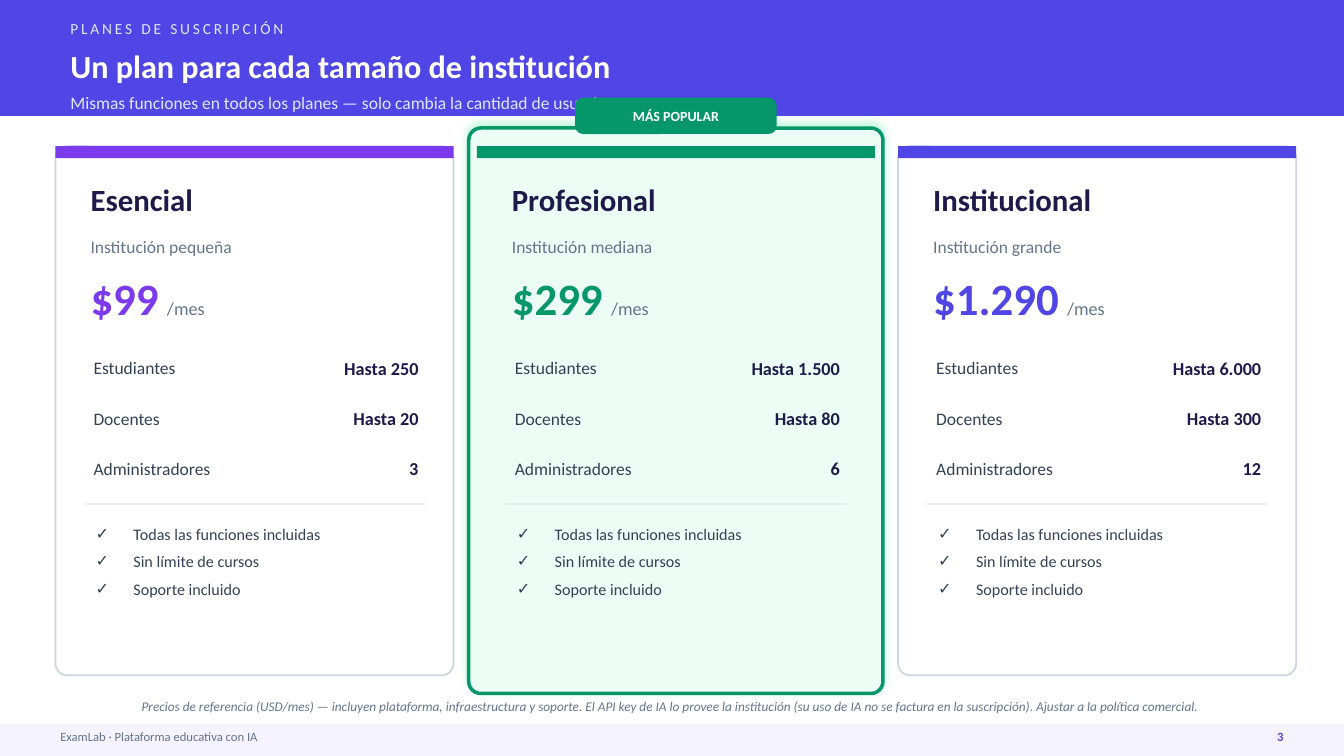
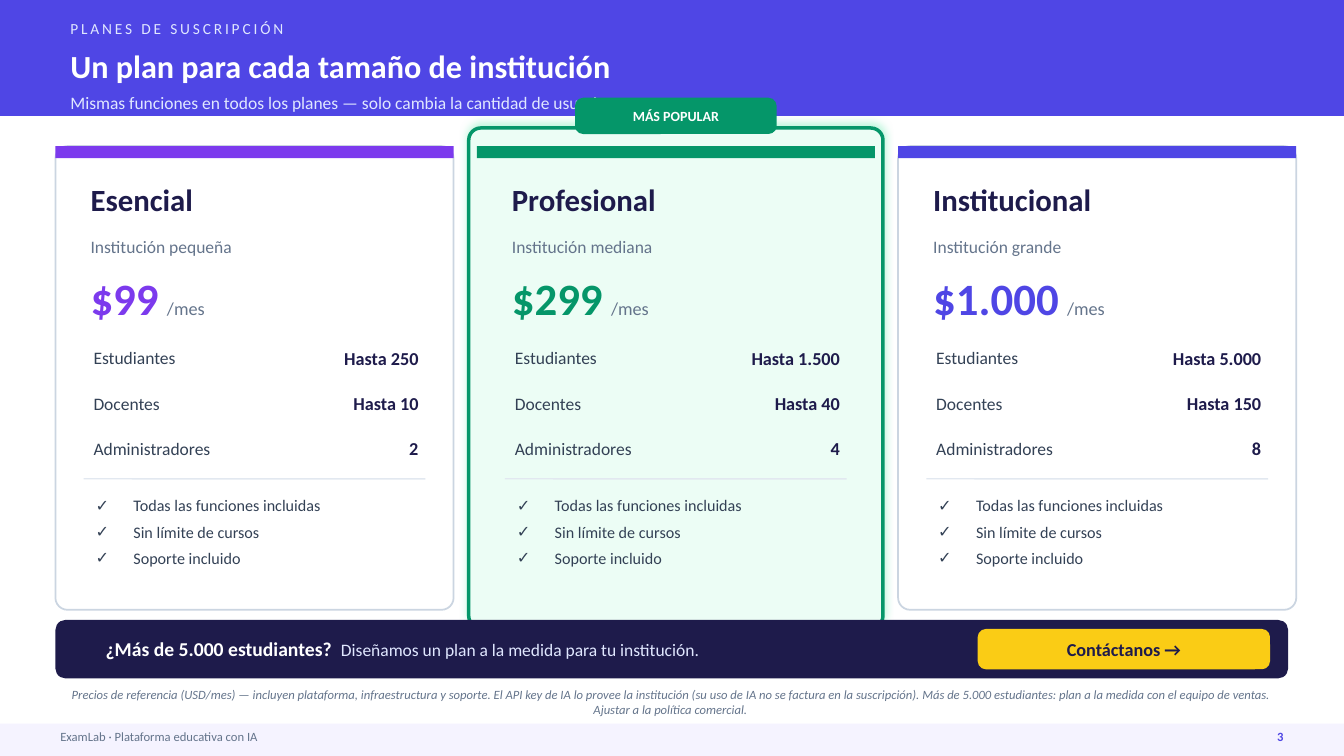
Before and after one commit to AndresDFX/examlab, a slide deck: slide 4 of docs/demos/presentacion/ExamLab-Presentacion-Comercial.pptx. Drawn at 1344x756 pixels with LibreOffice and Linux fonts; fonts in the diff are those of the drawing. Boxes give left, top, right and bottom in pixels: in the first picture for what was removed or moved away, otherwise in the second. Text is boxed around its words. In the diff, an @@ line names an element or a change of style, - is before the commit and + after.

```diff
--- a/docs/demos/presentacion/ExamLab-Presentacion-Comercial.pptx
+++ b/docs/demos/presentacion/ExamLab-Presentacion-Comercial.pptx
@@ rounded rectangle: place and size @@
-rounded rectangle at <box>55,146,454,676</box>
+rounded rectangle at <box>55,146,454,610</box>
@@ rounded rectangle: place and size @@
-rounded rectangle at <box>469,128,883,694</box>
+rounded rectangle at <box>469,128,883,628</box>
@@ rounded rectangle: place and size @@
-rounded rectangle at <box>898,146,1297,676</box>
+rounded rectangle at <box>898,146,1297,610</box>
@@ text at <box>933,285,1105,320</box>: text changed @@
-$1.290 /mes
+$1.000 /mes
@@ 5 texts: place and size @@
-5 texts at <box>94,362,1018,375</box>
+5 texts at <box>94,352,1018,365</box>
@@ text at <box>1173,353,1262,365</box>: text changed @@
-Hasta 6.000
+Hasta 5.000
@@ 3 texts: place and size @@
-3 texts at <box>94,413,1002,425</box>
+3 texts at <box>94,398,1002,410</box>
@@ text at <box>353,398,418,410</box>: text changed @@
-Hasta 20
+Hasta 10
@@ text at <box>775,398,839,410</box>: text changed @@
-Hasta 80
+Hasta 40
@@ text at <box>1187,398,1262,410</box>: text changed @@
-Hasta 300
+Hasta 150
@@ text at <box>409,443,418,455</box>: text changed @@
-3
+2
@@ text at <box>831,443,840,455</box>: text changed @@
-6
+4
@@ 3 texts: place and size @@
-3 texts at <box>94,463,1053,475</box>
+3 texts at <box>94,443,1053,455</box>
@@ text at <box>1252,442,1261,455</box>: text changed @@
-12
+8
@@ 3 lines: place and size @@
-3 lines at <box>84,504,1268,504</box>
+3 lines at <box>84,479,1268,479</box>
@@ text "Todas las funciones incluidas": place and size @@
-text "Todas las funciones incluidas" at <box>133,529,320,598</box>
+text "Todas las funciones incluidas" at <box>133,500,320,567</box>
@@ text "Todas las funciones incluidas": place and size @@
-text "Todas las funciones incluidas" at <box>555,529,741,598</box>
+text "Todas las funciones incluidas" at <box>555,500,741,567</box>
@@ less space between paragraphs in 3 elements at <box>133,500,320,567</box>, <box>555,500,741,567</box>, <box>976,500,1163,567</box> @@
@@ text "Todas las funciones incluidas": place and size @@
-text "Todas las funciones incluidas" at <box>976,529,1163,598</box>
+text "Todas las funciones incluidas" at <box>976,500,1163,567</box>
@@ rounded rectangle added at <box>55,620,1289,679</box>, fill #1E1B4B @@
@@ rounded rectangle added at <box>978,629,1270,669</box>, fill #FACC15, 13 pt, text #1E1B4B, bold @@
+Contáctanos →
@@ text added at <box>106,642,699,660</box>, 12.5 pt, text #E0E7FF @@
+¿Más de 5.000 estudiantes? Diseñamos un plan a la medida para tu institución.
@@ text at <box>72,690,1270,716</box>: text changed; size 9.5 to 9 pt @@
-Precios de referencia (USD/mes) — incluyen plataforma, infraestructura y soporte. El API key de IA lo provee la institución (su uso de IA no se factura en la suscripción). Ajustar a la política comercial.
+Precios de referencia (USD/mes) — incluyen plataforma, infraestructura y soporte. El API key de IA lo provee la institución (su uso de IA no se factura en la suscripción). Más de 5.000 estudiantes: plan a la medida con el equipo de ventas. Ajustar a la política comercial.
```
